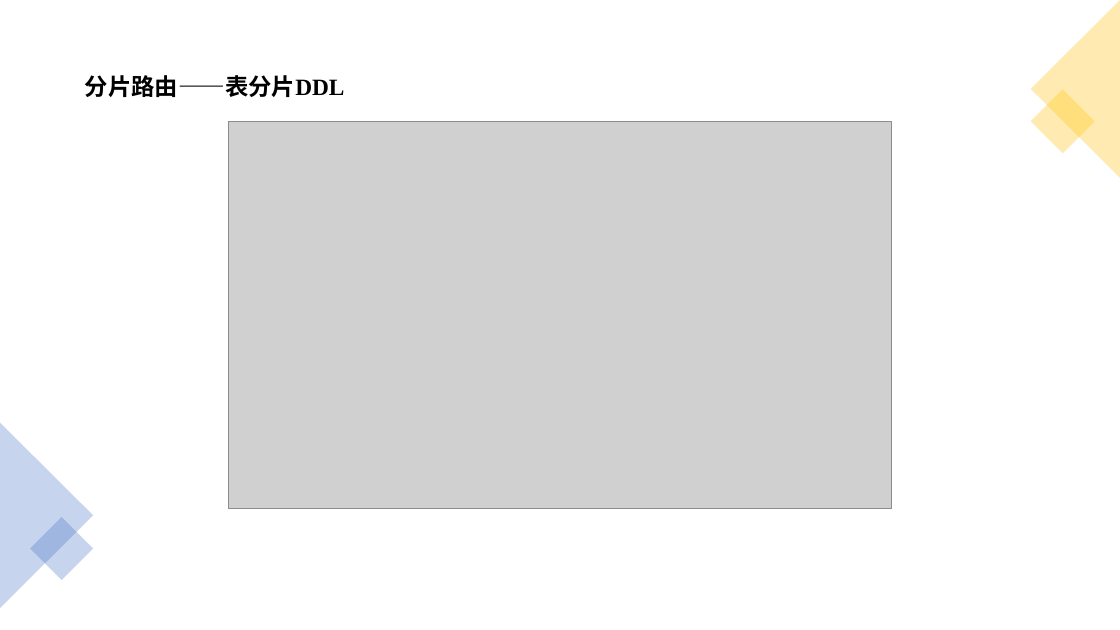
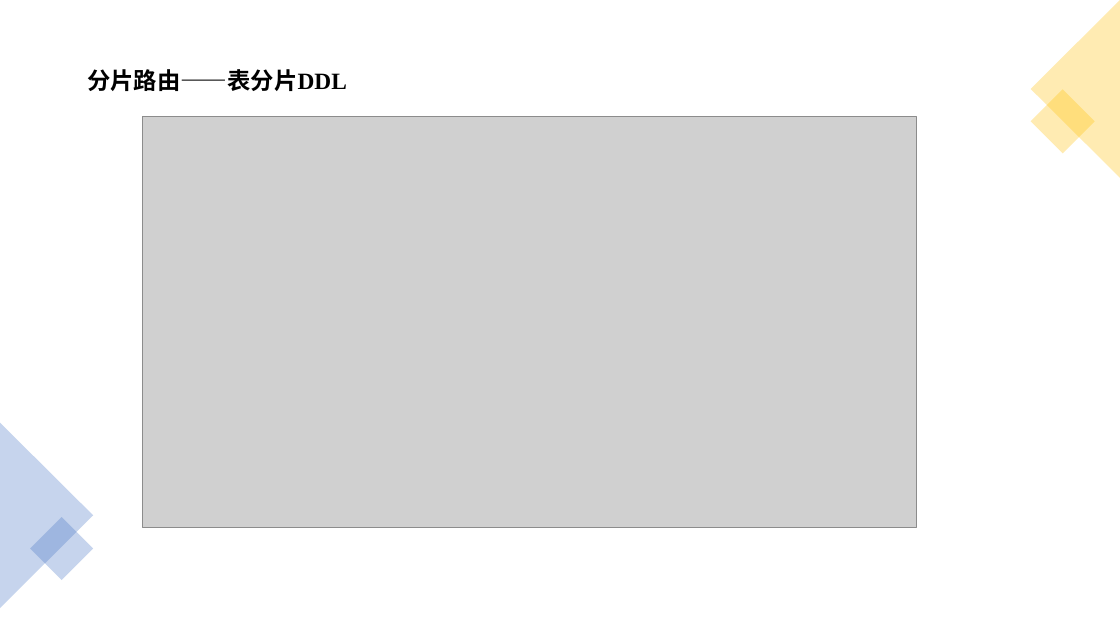
Before and after one commit to yedushusheng/mysql-learning, a slide deck: slide 6 of 28. OLTP/GoldenDB分布式数据库.pptx. Drawn at 1120x630 pixels with LibreOffice and Linux fonts; fonts in the diff are those of the drawing; grey boxes stand for pictures. Boxes give left, top, right and bottom in pixels: in the first picture for what was removed or moved away, otherwise in the second. Text is boxed around its words. In the diff, an @@ line names an element or a change of style, - is before the commit and + after.

```diff
--- a/28. OLTP/GoldenDB分布式数据库.pptx
+++ b/28. OLTP/GoldenDB分布式数据库.pptx
@@ text "分片路由——表分片DDL": place and size @@
-text "分片路由——表分片DDL" at box(85, 75, 345, 97)
+text "分片路由——表分片DDL" at box(87, 69, 347, 91)
@@ picture: place and size @@
-picture at box(229, 122, 891, 508)
+picture at box(142, 117, 917, 528)
```
Also in this commit, not shown: 8 other slides changed, 4 slides added.
